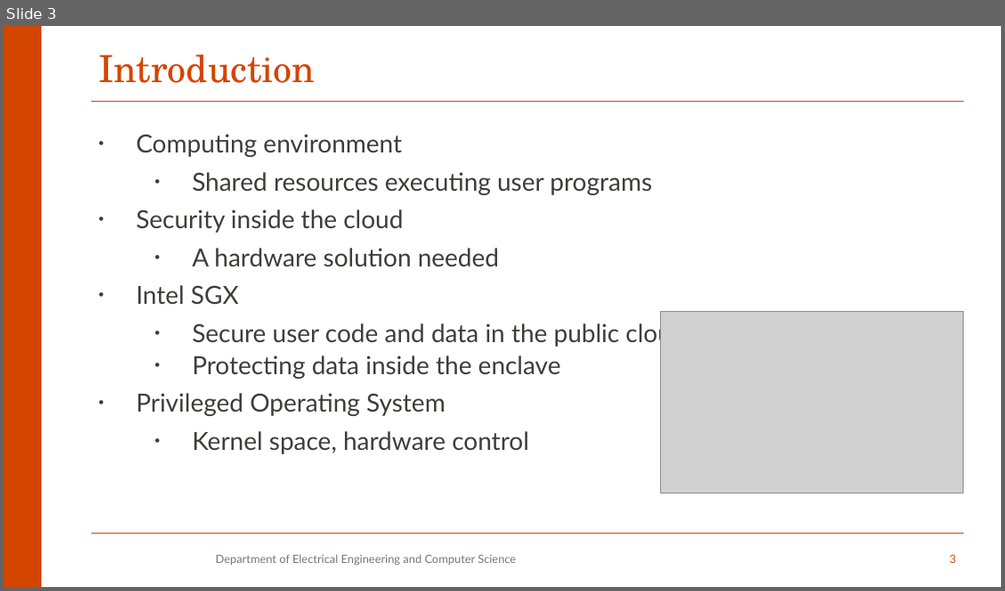
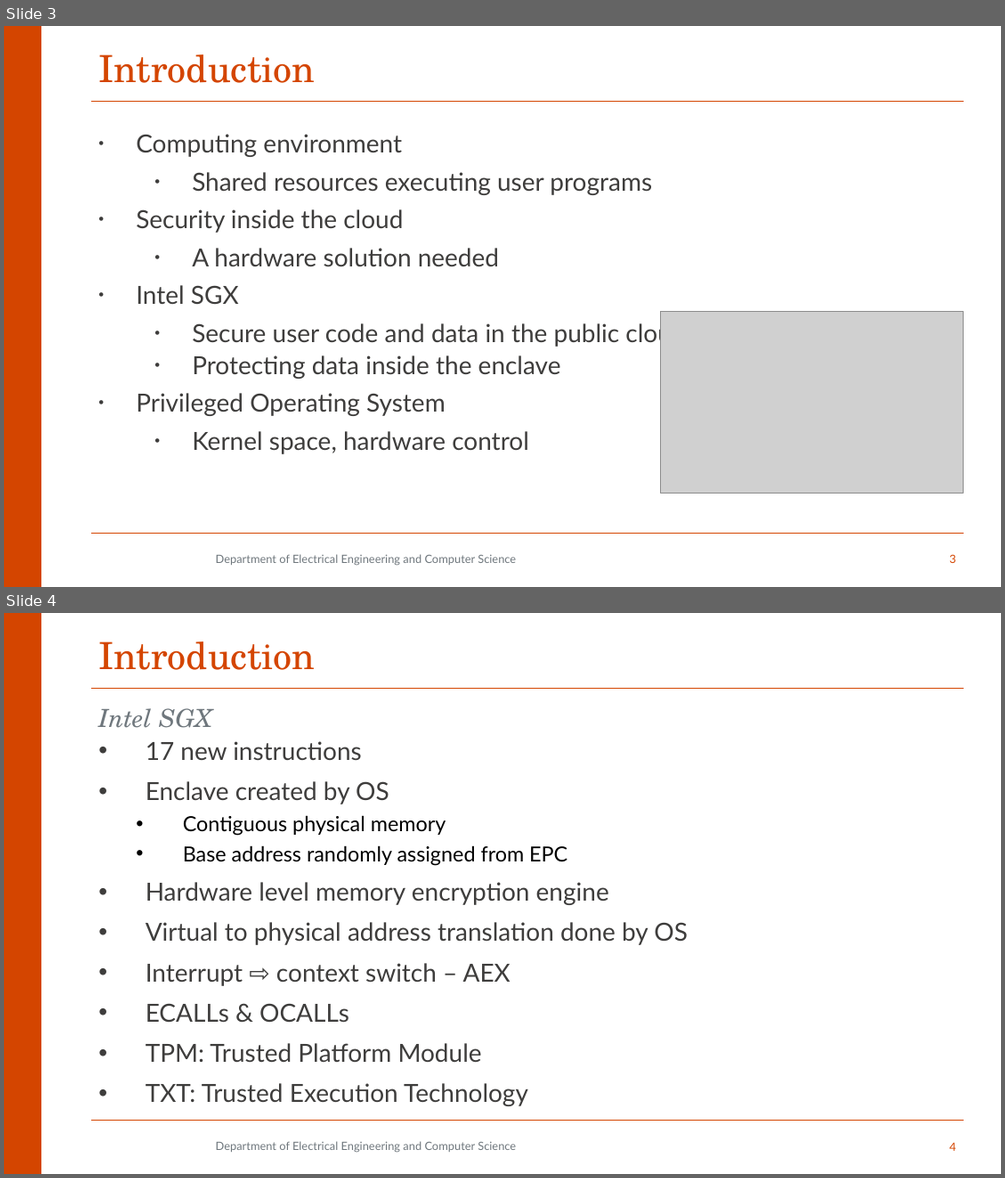
Before and after one commit to aminfallahi/A-Survey-on-SGX-Enclave-Privileged-Side-Channel-Attacks, a slide deck: Presentation/qe2.pptx. Shown one above the other, each under a label of ours: slide 3 before the commit, slides 3 and 4 after it. The pictures are 1005x591 and 1005x1178 pixels, drawn with LibreOffice and Linux fonts; fonts in the diff are those of the drawing; grey boxes stand for pictures; background and template pictures are left out. Boxes give left, top, right and bottom in pixels: in the first picture for what was removed or moved away, otherwise in the second. Text is boxed around its words. In the diff, an @@ line names an element or a change of style, - is before the commit and + after.

```diff
--- a/Presentation/qe2.pptx
+++ b/Presentation/qe2.pptx
@@ slide 4 added at [4, 613, 1001, 1174], background #FFFFFF; not listed: 3 template elements that a slide beside it also shows @@
@@ title added at [98, 641, 315, 670], 36 pt, text #D44500 @@
+Introduction
@@ text added at [98, 708, 212, 728], 24 pt, text #6F777D, italic @@
+Intel SGX
@@ text added at [146, 741, 688, 1106], 24 pt, text #3E3D3C @@
+• 17 new instructions
+• Enclave created by OS
+  • Contiguous physical memory
+  • Base address randomly assigned from EPC
+• Hardware level memory encryption engine
+• Virtual to physical address translation done by OS
+• Interrupt ⇨ context switch – AEX
+• ECALLs & OCALLs
+• TPM: Trusted Platform Module
+• TXT: Trusted Execution Technology
@@ text added at [216, 1141, 516, 1152], 11 pt, text #6F777D @@
+Department of Electrical Engineering and Computer Science
@@ page number added at [949, 1143, 955, 1151], 11 pt, text #D44500 @@
+4
```
Also in this commit, not shown: 9 slides changed, 3 other slides added, 7 slides removed, 1 other file.
